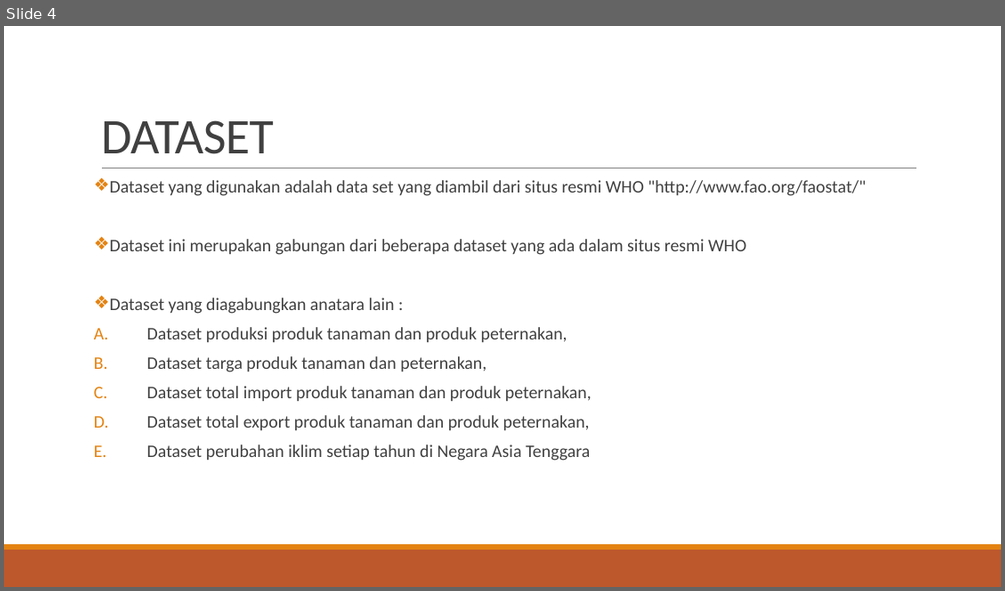
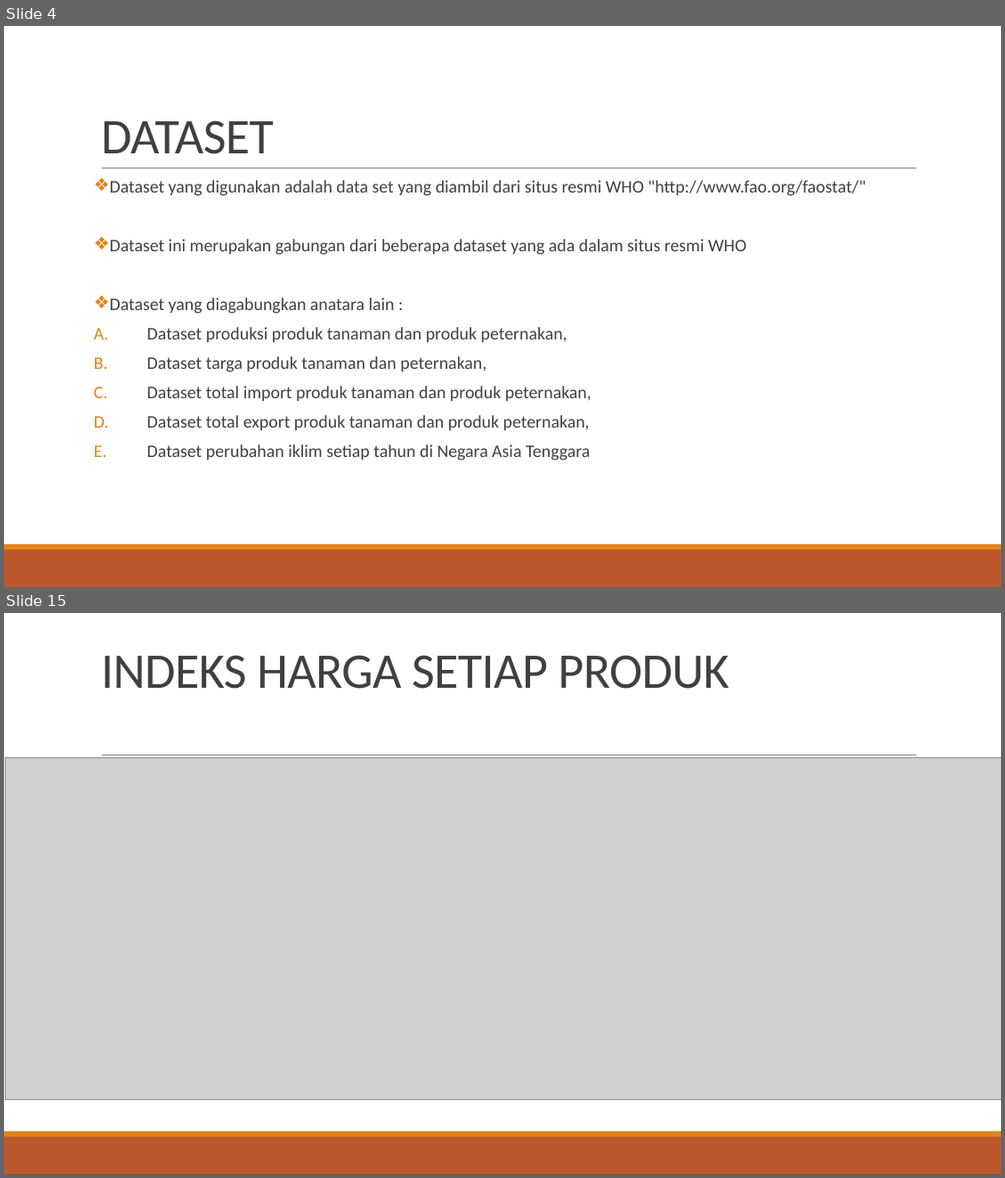
Before and after one commit to DWahyuA/FP_JCDS_DwiWahyuAndrian, a slide deck: FINAL PROJECT.pptm. Shown one above the other, each under a label of ours: slide 4 before the commit, slides 4 and 15 after it; the slides between them are not shown. The pictures are 1005x591 and 1005x1178 pixels, drawn with LibreOffice and Linux fonts; fonts in the diff are those of the drawing; grey boxes stand for pictures. Boxes give left, top, right and bottom in pixels: in the first picture for what was removed or moved away, otherwise in the second. Text is boxed around its words. In the diff, an @@ line names an element or a change of style, - is before the commit and + after.

```diff
--- a/FINAL PROJECT.pptm
+++ b/FINAL PROJECT.pptm
@@ slide 15 added at [4, 613, 1001, 1174], background #FFFFFF; not listed: 3 template elements that a slide beside it also shows @@
@@ title added at [101, 655, 728, 689], 48 pt, text #404040 @@
+INDEKS HARGA SETIAP PRODUK
@@ picture added at [6, 757, 1001, 1100] @@
```
Also in this commit, not shown: 12 other slides added, 1 slide removed, 33 other files.
